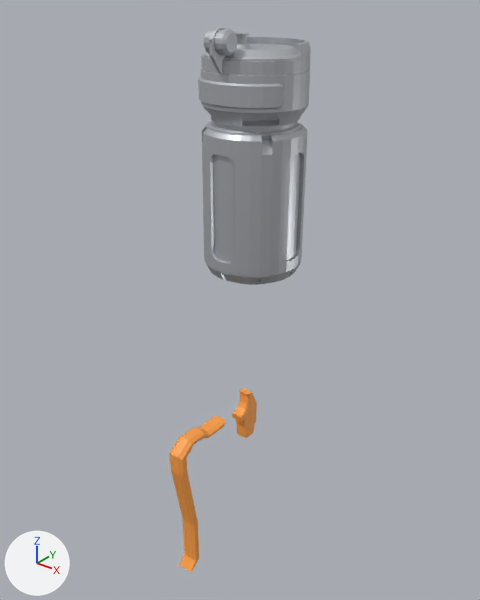
Before and after pictures for a commit that changed the glTF model tools/art/out/flash.glb.
Before and after are seen from a camera (50 mm lens) standing at (0.236, -0.301, 0.273) and looking at (0.002, -0.008, 0.091). The lights are fixed; the arrows at lower left show +X, +Y and +Z. The first picture is the older version. Where no turn or scale is listed for an object, it has been applied to the vertices. Vertices at exactly the same position are counted once.

Before the edit, the objects in view are built like this:
```python
me_arm_up_low_uv_checker_material_uv_grid_4096x4096_0 = bpy.data.meshes.new('arm_up_low_uv_checker_material_uv_grid_4096x4096_0')
me_arm_up_low_uv_checker_material_uv_grid_4096x4096_0.from_pydata(...)  # 1770 vertices, 3424 faces; spans x -0.0304..0.0298, y -0.0373..0.0304, z -0.1352..0.0072
me_arm_up_low_uv_checker_material_uv_grid_4096x4096_0.materials.append(mat_flashgray)  # light grey #c4c7cb
me_hendler_left_low_uv_checker_material_uv_grid_4096x4096_0 = bpy.data.meshes.new('hendler_left_low_uv_checker_material_uv_grid_4096x4096_0')
me_hendler_left_low_uv_checker_material_uv_grid_4096x4096_0.from_pydata(...)  # 184 vertices, 360 faces; spans x -0.0054..0.0053, y -0.0708..0.0077, z -0.0932..0.0182
me_hendler_left_low_uv_checker_material_uv_grid_4096x4096_0.materials.append(mat_foxaccent)  # orange #ffa245
ob_body = bpy.data.objects.new('Body', me_arm_up_low_uv_checker_material_uv_grid_4096x4096_0)
ob_body.location = (0.0031, 0.0032, 0.2428)
ob_lever = bpy.data.objects.new('Lever', me_hendler_left_low_uv_checker_material_uv_grid_4096x4096_0)
ob_lever.location = (0.0, 0.0, 0.0)
```
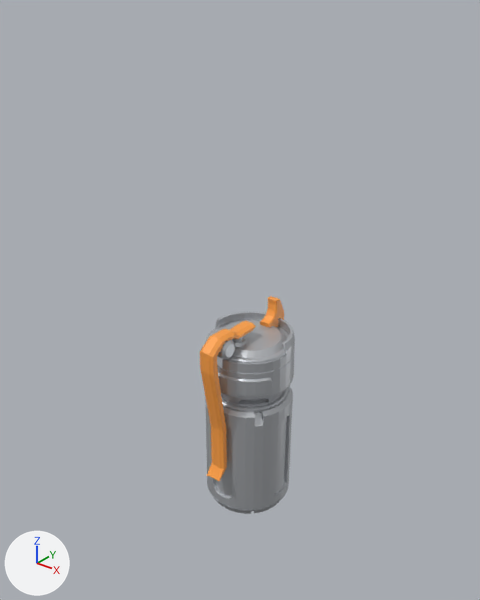
Where the newer file only moved an object's origin or applied its transform, the numbers keep the older frame.

The change in detail:
me_arm_up_low_uv_checker_material_uv_grid_4096x4096_0 is used by ob_body; location (0.0031, 0.0032, 0.2428).
me_arm_up_low_uv_checker_material_uv_grid_4096x4096_0 had 1770 vertices, 3424 faces and spanned x -0.0304..0.0298, y -0.0373..0.0304, z -0.1352..0.0072.
me_arm_up_low_uv_checker_material_uv_grid_4096x4096_0 now has 1770 vertices, 3424 faces and spans x -0.0333..0.027, y -0.037..0.0307, z -0.314..-0.1716.
me_arm_up_low_uv_checker_material_uv_grid_4096x4096_0 part 1: the whole mesh is moved by (-0.0028, 0.0003, -0.1788).
me_hendler_left_low_uv_checker_material_uv_grid_4096x4096_0 is used by ob_lever; location (0.0, 0.0, 0.0).
me_hendler_left_low_uv_checker_material_uv_grid_4096x4096_0 had 184 vertices, 360 faces and spanned x -0.0054..0.0053, y -0.0708..0.0077, z -0.0932..0.0182.
me_hendler_left_low_uv_checker_material_uv_grid_4096x4096_0 now has 184 vertices, 360 faces and spans x -0.0053..0.0053, y -0.0404..0.0381, z -0.0344..0.077.
me_hendler_left_low_uv_checker_material_uv_grid_4096x4096_0 part 2: the whole mesh is moved by (0.0, 0.0304, 0.0588).

What differs and where, as boxes [x1, y1, x2, y2] in the pictures (480 x 600 px):
'Body', moved: before [198, 27, 311, 285]; after [205, 312, 295, 514]
'Lever', moved: before [170, 388, 257, 572]; after [200, 296, 284, 481]
